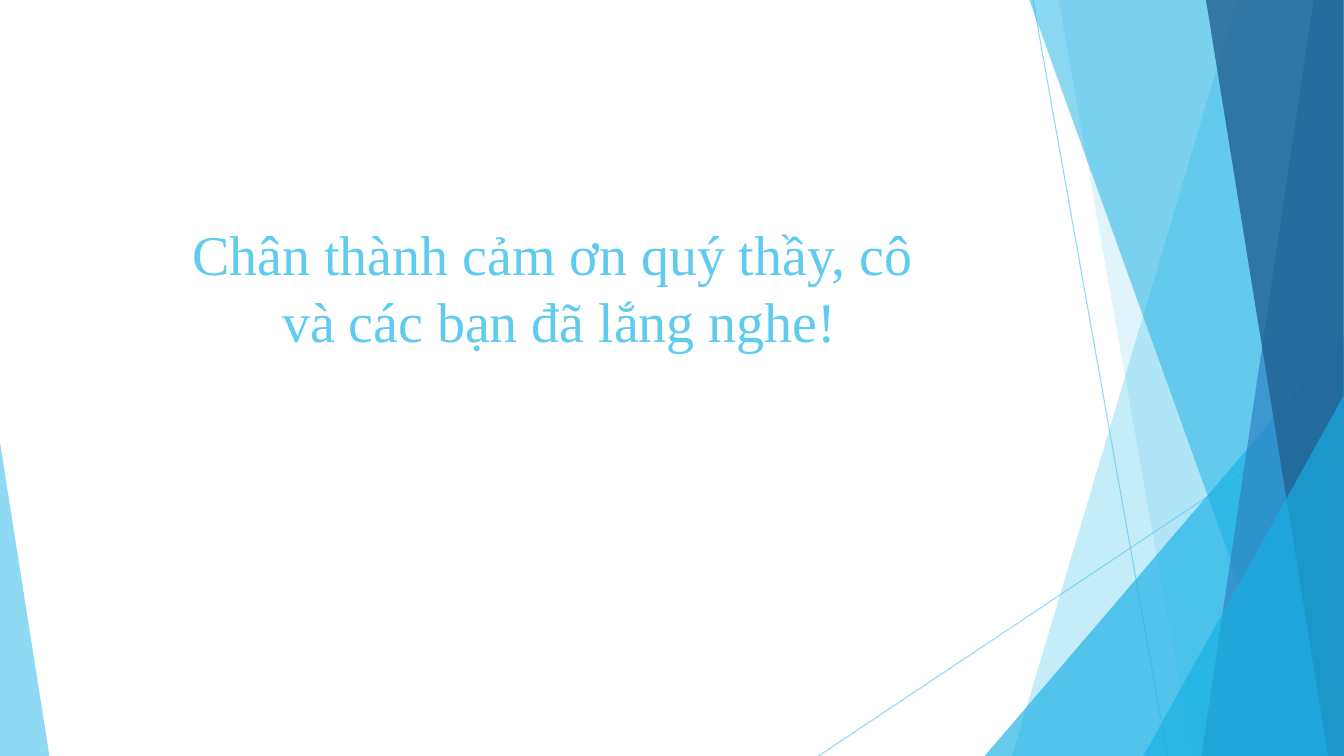
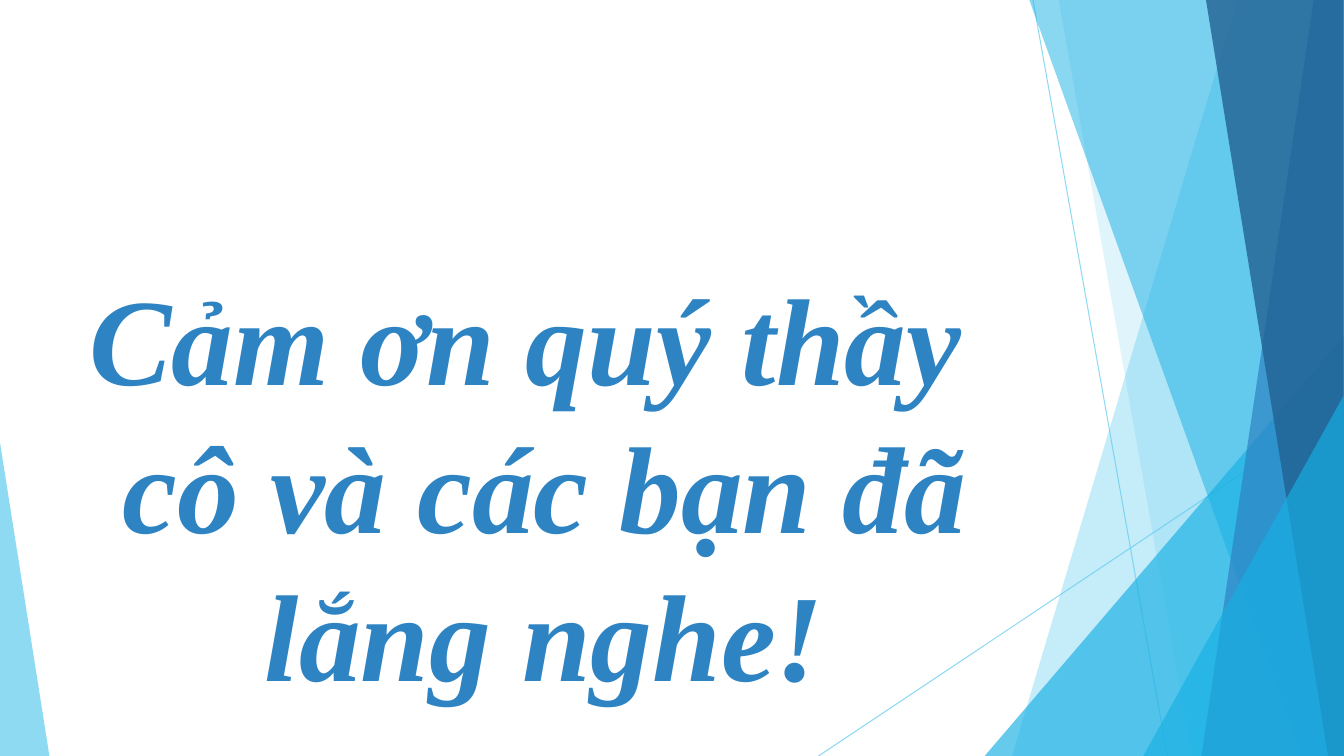
Before and after one commit to tuyennta/JobRecSys, a slide deck: slide 12 of Documents/Báo cáo/Bao cao KLTN_2.pptx (slide 6 before the commit). Drawn at 1344x756 pixels with LibreOffice and Linux fonts; fonts in the diff are those of the drawing. Boxes give left, top, right and bottom in pixels: in the first picture for what was removed or moved away, otherwise in the second. Text is boxed around its words. In the diff, an @@ line names an element or a change of style, - is before the commit and + after.

```diff
--- a/Documents/Báo cáo/Bao cao KLTN_2.pptx
+++ b/Documents/Báo cáo/Bao cao KLTN_2.pptx
@@ text at [89, 295, 965, 704]: text changed; size 40 to 88.2 pt; text colour #5FCBEF to #2E83C3; bold on; italic on @@
-Chân thành cảm ơn quý thầy, cô
-và các bạn đã lắng nghe!
+Cảm ơn quý thầy cô và các bạn đã lắng nghe!
```
Also in this commit, not shown: 3 other slides changed, 8 slides added, 2 slides removed.
